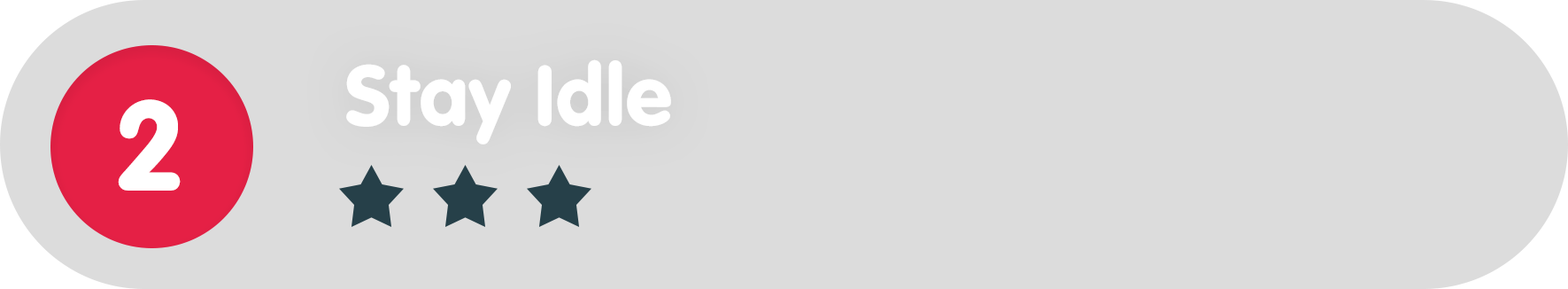
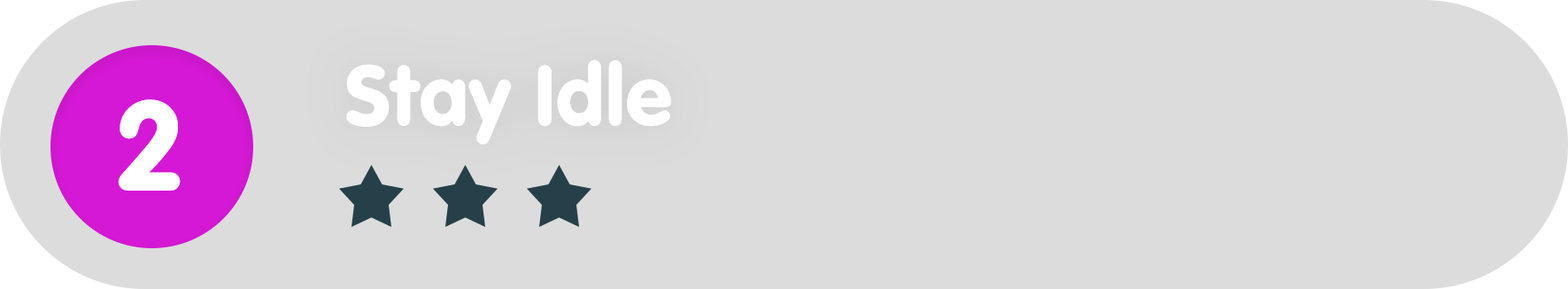
Revision of a layered w=1568, h=289 image; what changed, layer by layer:
painted on "Ellipse_green" over (x1=50, y1=45, x2=254, y2=248)
